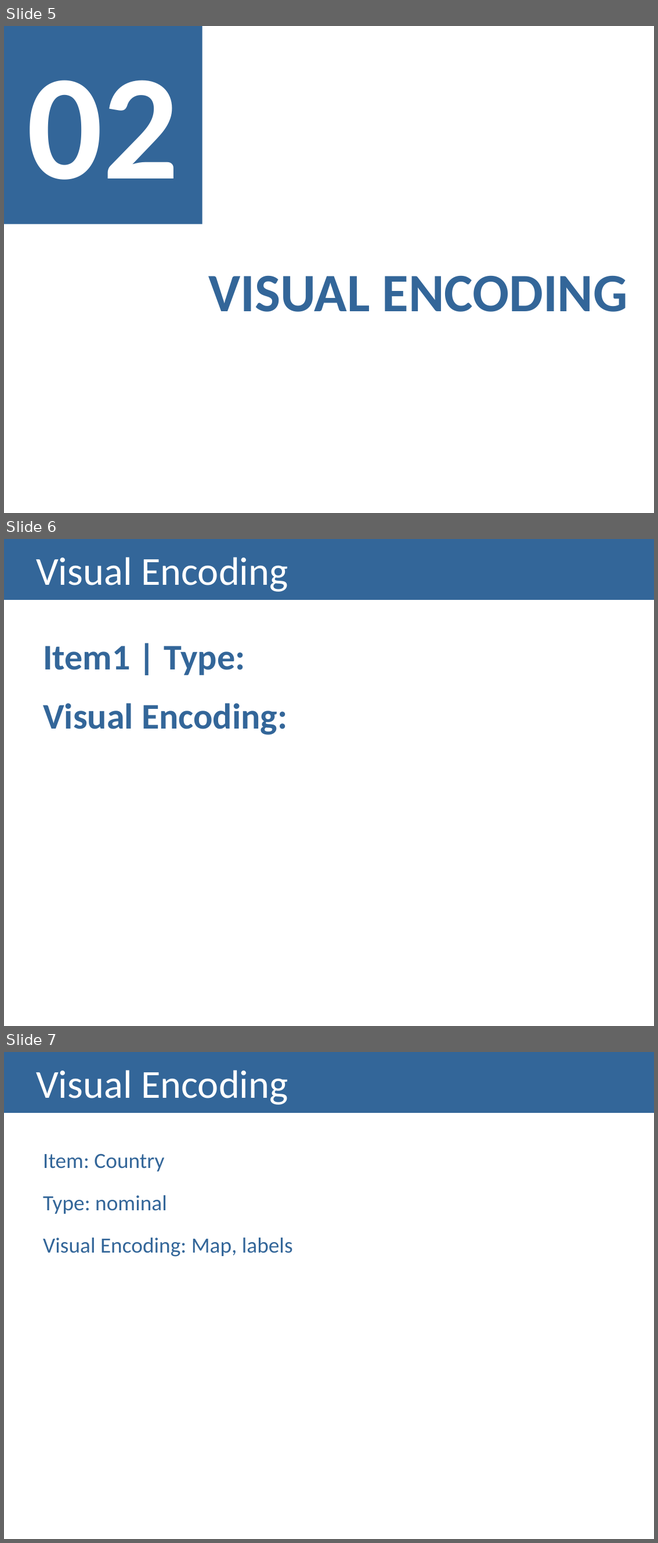
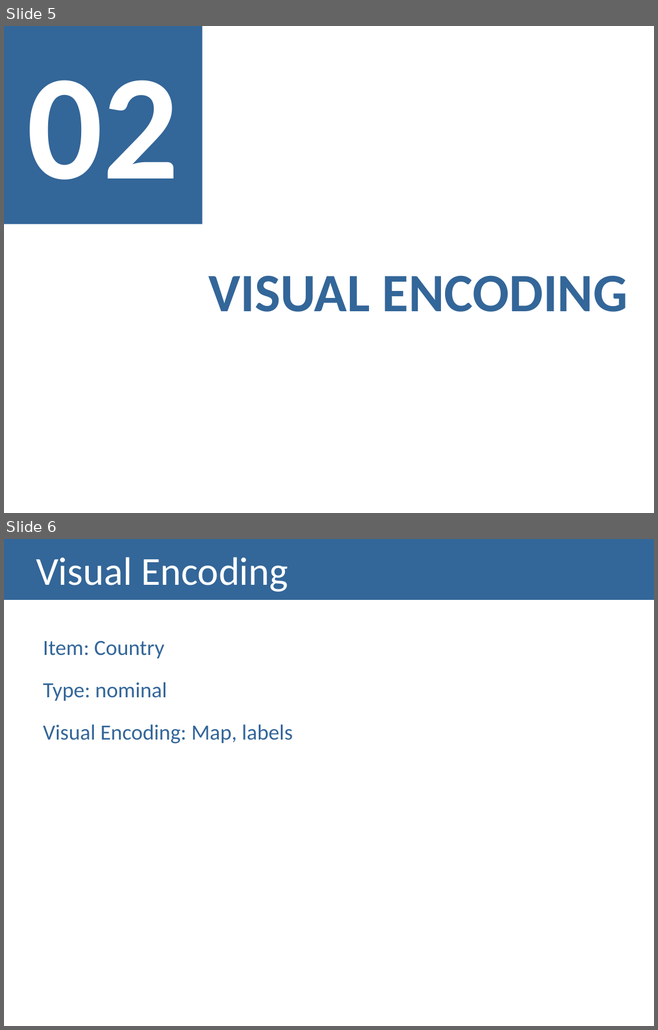
Before and after one commit to mskl/VI13, a slide deck: checkpoints/03/checkpoint3.pptx. Shown one above the other, each under a label of ours: slides 5, 6 and 7 before the commit, slides 5 and 6 after it. The pictures are 658x1543 and 658x1030 pixels, drawn with LibreOffice and Linux fonts; fonts in the diff are those of the drawing. Boxes give left, top, right and bottom in pixels: in the first picture for what was removed or moved away, otherwise in the second. Text is boxed around its words. In the diff, an @@ line names an element or a change of style, - is before the commit and + after.

```diff
--- a/checkpoints/03/checkpoint3.pptx
+++ b/checkpoints/03/checkpoint3.pptx
@@ slide 6 removed at box(4, 539, 654, 1026), background #FFFFFF @@
@@ title removed at box(4, 539, 654, 600) @@
-Visual Encoding
@@ text removed at box(43, 646, 287, 735) @@
-Item1 | Type:
-Visual Encoding:
@@ what was slide 7 is now slide 6 @@
```
Also in this commit, not shown: 1 slide changed, 1 other slide removed.
